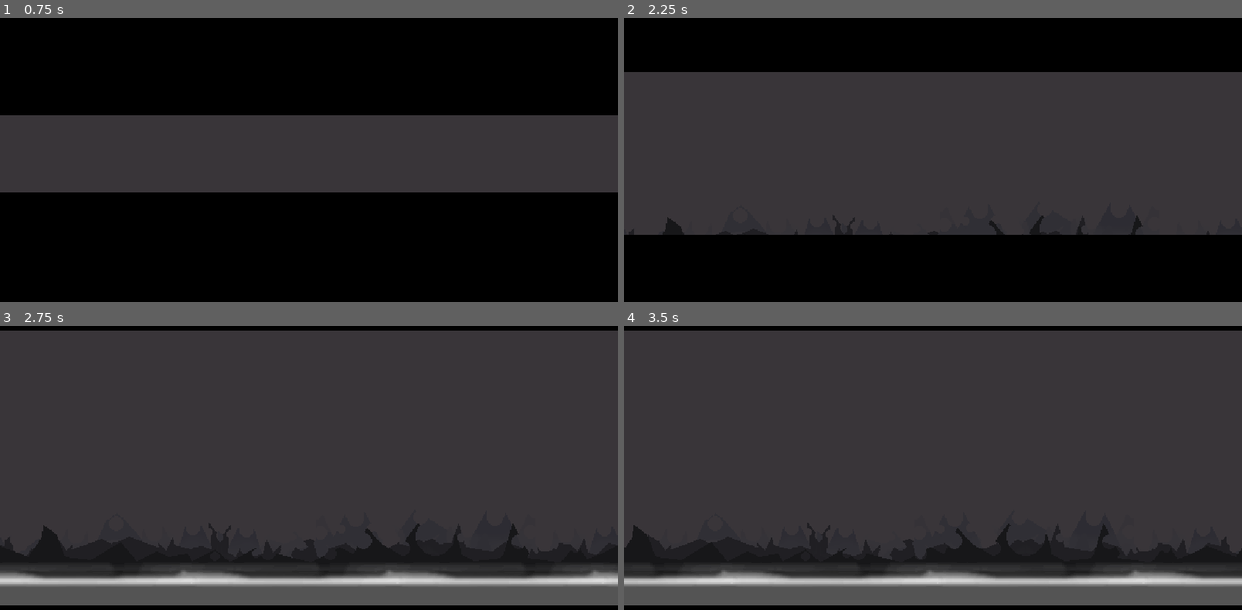
Above: before the commit, frames 1-4 (two rows, left to right).
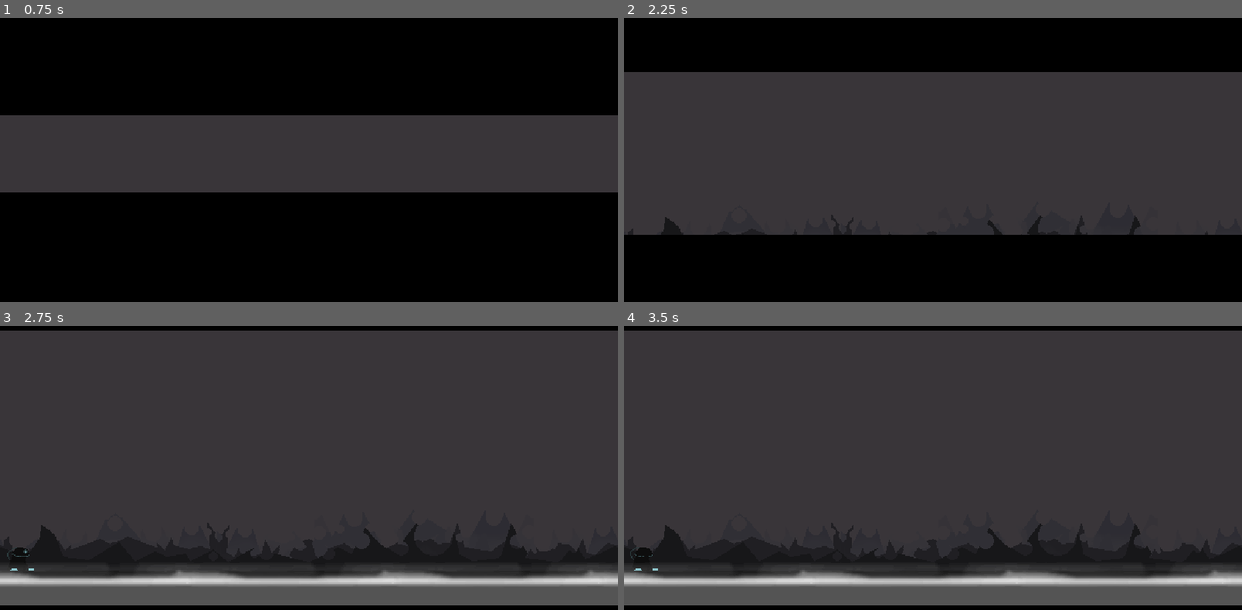
Above: after the commit, the same moments.

Repository: Bandeiraa/Dark-World
Game: Godot game, scene res://scenes/levels/level_tutorial.tscn
The game is run twice, just before and just after one commit, with the same random seed, the same clock (stepped at 60 frames per second) and the same inputs. Before the commit the project has no main scene; this scene is started directly in both runs.
Inputs:
- Up to frame 1 (0.75 s): hold Right (right) from 0.53 s (still down); hold Shift (sprint) from 0.53 s (still down)
- Up to frame 2 (2.25 s): release Right (right) at 1.28 s; release Shift (sprint) at 1.28 s; hold Left (left) 1.28-2.03 s; tap Shift (sprint) at 1.35 s; hold Right (right) from 2.03 s (still down); hold Shift (sprint) from 2.03 s (still down)
- Up to frame 3 (2.75 s): keep holding Right (right); keep holding Shift (sprint)
- Up to frame 4 (3.5 s): keep holding Right (right); release Shift (sprint) at 2.78 s; tap Shift (sprint) at 2.85 s

Frame 1 is identical in both runs. In frame 2, 0.2% of the frame differs, in the area x 0-84%, y 69-77%; in frame 3, 0.4%; in frame 4, 3.5%, in the area x 0-100%, y 69-91%.

Commit message:
Cinematic Without Dialogue

Diff:
--- a/project.godot
+++ b/project.godot
@@ -33,6 +33,7 @@
 [application]
 
 config/name="Dark World"
+run/main_scene="res://scenes/levels/level_tutorial.tscn"
 config/icon="res://icon.png"
 
 [autoload]
--- /dev/null
+++ b/scenes/cinematics/cinematic_level_tutorial.tscn
@@ -0,0 +1,326 @@
+[gd_scene load_steps=14 format=2]
+
+[ext_resource path="res://scenes/cinematics/cinematic_template.tscn" type="PackedScene" id=1]
+[ext_resource path="res://scripts/cinematics/cinematic_level_tutorial.gd" type="Script" id=2]
+[ext_resource path="res://assets/characters/dagger_mush/death.png" type="Texture" id=3]
+[ext_resource path="res://assets/characters/dagger_mush/walk.png" type="Texture" id=4]
+[ext_resource path="res://assets/characters/dagger_mush/idle.png" type="Texture" id=5]
+
+[sub_resource type="Animation" id=6]
+length = 0.001
+tracks/0/type = "value"
+tracks/0/path = NodePath("Texture:position")
+tracks/0/interp = 1
+tracks/0/loop_wrap = true
+tracks/0/imported = false
+tracks/0/enabled = true
+tracks/0/keys = {
+"times": PoolRealArray( 0 ),
+"transitions": PoolRealArray( 1 ),
+"update": 0,
+"values": [ Vector2( 16, 216 ) ]
+}
+
+[sub_resource type="Animation" id=5]
+resource_name = "cinematic"
+length = 9.7
+tracks/0/type = "value"
+tracks/0/path = NodePath("Animation:current_animation")
+tracks/0/interp = 1
+tracks/0/loop_wrap = true
+tracks/0/imported = false
+tracks/0/enabled = true
+tracks/0/keys = {
+"times": PoolRealArray( 0, 3.6, 5.1, 7.1, 7.9, 8.7 ),
+"transitions": PoolRealArray( 1, 1, 1, 1, 1, 1 ),
+"update": 2,
+"values": [ "stunned", "grab_weapon", "weak", "walk", "walk", "idle" ]
+}
+tracks/1/type = "method"
+tracks/1/path = NodePath(".")
+tracks/1/interp = 1
+tracks/1/loop_wrap = true
+tracks/1/imported = false
+tracks/1/enabled = true
+tracks/1/keys = {
+"times": PoolRealArray( 2.8 ),
+"transitions": PoolRealArray( 1 ),
+"values": [ {
+"args": [  ],
+"method": "spawn_dialogue"
+} ]
+}
+tracks/2/type = "value"
+tracks/2/path = NodePath("Texture:position")
+tracks/2/interp = 1
+tracks/2/loop_wrap = true
+tracks/2/imported = false
+tracks/2/enabled = true
+tracks/2/keys = {
+"times": PoolRealArray( 0, 7.1, 8.7 ),
+"transitions": PoolRealArray( 1, 1, 1 ),
+"update": 0,
+"values": [ Vector2( 16, 216 ), Vector2( 16, 216 ), Vector2( 144, 216 ) ]
+}
+
+[sub_resource type="Animation" id=1]
+length = 0.001
+tracks/0/type = "value"
+tracks/0/path = NodePath("Texture:texture")
+tracks/0/interp = 1
+tracks/0/loop_wrap = true
+tracks/0/imported = false
+tracks/0/enabled = true
+tracks/0/keys = {
+"times": PoolRealArray( 0 ),
+"transitions": PoolRealArray( 1 ),
+"update": 0,
+"values": [ ExtResource( 3 ) ]
+}
+tracks/1/type = "value"
+tracks/1/path = NodePath("Texture:vframes")
+tracks/1/interp = 1
+tracks/1/loop_wrap = true
+tracks/1/imported = false
+tracks/1/enabled = true
+tracks/1/keys = {
+"times": PoolRealArray( 0 ),
+"transitions": PoolRealArray( 1 ),
+"update": 0,
+"values": [ 12 ]
+}
+tracks/2/type = "value"
+tracks/2/path = NodePath("Texture:frame")
+tracks/2/interp = 1
+tracks/2/loop_wrap = true
+tracks/2/imported = false
+tracks/2/enabled = true
+tracks/2/keys = {
+"times": PoolRealArray( 0 ),
+"transitions": PoolRealArray( 1 ),
+"update": 0,
+"values": [ 2 ]
+}
+
+[sub_resource type="Animation" id=3]
+resource_name = "grab_weapon"
+length = 1.5
+tracks/0/type = "value"
+tracks/0/path = NodePath("Texture:texture")
+tracks/0/interp = 1
+tracks/0/loop_wrap = true
+tracks/0/imported = false
+tracks/0/enabled = true
+tracks/0/keys = {
+"times": PoolRealArray( 0 ),
+"transitions": PoolRealArray( 1 ),
+"update": 1,
+"values": [ ExtResource( 3 ) ]
+}
+tracks/1/type = "value"
+tracks/1/path = NodePath("Texture:vframes")
+tracks/1/interp = 1
+tracks/1/loop_wrap = true
+tracks/1/imported = false
+tracks/1/enabled = true
+tracks/1/keys = {
+"times": PoolRealArray( 0 ),
+"transitions": PoolRealArray( 1 ),
+"update": 1,
+"values": [ 12 ]
+}
+tracks/2/type = "value"
+tracks/2/path = NodePath("Texture:frame")
+tracks/2/interp = 1
+tracks/2/loop_wrap = true
+tracks/2/imported = false
+tracks/2/enabled = true
+tracks/2/keys = {
+"times": PoolRealArray( 0, 0.5, 1 ),
+"transitions": PoolRealArray( 1, 1, 1 ),
+"update": 1,
+"values": [ 2, 0, 1 ]
+}
+
+[sub_resource type="Animation" id=8]
+resource_name = "idle"
+length = 0.5
+loop = true
+tracks/0/type = "value"
+tracks/0/path = NodePath("Texture:texture")
+tracks/0/interp = 1
+tracks/0/loop_wrap = true
+tracks/0/imported = false
+tracks/0/enabled = true
+tracks/0/keys = {
+"times": PoolRealArray( 0 ),
+"transitions": PoolRealArray( 1 ),
+"update": 1,
+"values": [ ExtResource( 5 ) ]
+}
+tracks/1/type = "value"
+tracks/1/path = NodePath("Texture:vframes")
+tracks/1/interp = 1
+tracks/1/loop_wrap = true
+tracks/1/imported = false
+tracks/1/enabled = true
+tracks/1/keys = {
+"times": PoolRealArray( 0 ),
+"transitions": PoolRealArray( 1 ),
+"update": 1,
+"values": [ 5 ]
+}
+tracks/2/type = "value"
+tracks/2/path = NodePath("Texture:frame")
+tracks/2/interp = 1
+tracks/2/loop_wrap = true
+tracks/2/imported = false
+tracks/2/enabled = true
+tracks/2/keys = {
+"times": PoolRealArray( 0, 0.1, 0.2, 0.3, 0.4 ),
+"transitions": PoolRealArray( 1, 1, 1, 1, 1 ),
+"update": 1,
+"values": [ 0, 1, 2, 3, 4 ]
+}
+
+[sub_resource type="Animation" id=4]
+resource_name = "stunned"
+length = 1.2
+loop = true
+tracks/0/type = "value"
+tracks/0/path = NodePath("Texture:texture")
+tracks/0/interp = 1
+tracks/0/loop_wrap = true
+tracks/0/imported = false
+tracks/0/enabled = true
+tracks/0/keys = {
+"times": PoolRealArray( 0 ),
+"transitions": PoolRealArray( 1 ),
+"update": 1,
+"values": [ ExtResource( 3 ) ]
+}
+tracks/1/type = "value"
+tracks/1/path = NodePath("Texture:vframes")
+tracks/1/interp = 1
+tracks/1/loop_wrap = true
+tracks/1/imported = false
+tracks/1/enabled = true
+tracks/1/keys = {
+"times": PoolRealArray( 0 ),
+"transitions": PoolRealArray( 1 ),
+"update": 1,
+"values": [ 12 ]
+}
+tracks/2/type = "value"
+tracks/2/path = NodePath("Texture:frame")
+tracks/2/interp = 1
+tracks/2/loop_wrap = true
+tracks/2/imported = false
+tracks/2/enabled = true
+tracks/2/keys = {
+"times": PoolRealArray( 0, 0.3, 0.6, 0.9 ),
+"transitions": PoolRealArray( 1, 1, 1, 1 ),
+"update": 1,
+"values": [ 2, 3, 4, 3 ]
+}
+
+[sub_resource type="Animation" id=7]
+resource_name = "walk"
+length = 0.8
+loop = true
+tracks/0/type = "value"
+tracks/0/path = NodePath("Texture:texture")
+tracks/0/interp = 1
+tracks/0/loop_wrap = true
+tracks/0/imported = false
+tracks/0/enabled = true
+tracks/0/keys = {
+"times": PoolRealArray( 0 ),
+"transitions": PoolRealArray( 1 ),
+"update": 1,
+"values": [ ExtResource( 4 ) ]
+}
+tracks/1/type = "value"
+tracks/1/path = NodePath("Texture:vframes")
+tracks/1/interp = 1
+tracks/1/loop_wrap = true
+tracks/1/imported = false
+tracks/1/enabled = true
+tracks/1/keys = {
+"times": PoolRealArray( 0 ),
+"transitions": PoolRealArray( 1 ),
+"update": 1,
+"values": [ 8 ]
+}
+tracks/2/type = "value"
+tracks/2/path = NodePath("Texture:frame")
+tracks/2/interp = 1
+tracks/2/loop_wrap = true
+tracks/2/imported = false
+tracks/2/enabled = true
+tracks/2/keys = {
+"times": PoolRealArray( 0, 0.1, 0.2, 0.3, 0.4, 0.5, 0.6, 0.7 ),
+"transitions": PoolRealArray( 1, 1, 1, 1, 1, 1, 1, 1 ),
+"update": 1,
+"values": [ 0, 1, 2, 3, 4, 5, 6, 7 ]
+}
+
+[sub_resource type="Animation" id=2]
+resource_name = "weak"
+loop = true
+tracks/0/type = "value"
+tracks/0/path = NodePath("Texture:texture")
+tracks/0/interp = 1
+tracks/0/loop_wrap = true
+tracks/0/imported = false
+tracks/0/enabled = true
+tracks/0/keys = {
+"times": PoolRealArray( 0 ),
+"transitions": PoolRealArray( 1 ),
+"update": 1,
+"values": [ ExtResource( 3 ) ]
+}
+tracks/1/type = "value"
+tracks/1/path = NodePath("Texture:vframes")
+tracks/1/interp = 1
+tracks/1/loop_wrap = true
+tracks/1/imported = false
+tracks/1/enabled = true
+tracks/1/keys = {
+"times": PoolRealArray( 0 ),
+"transitions": PoolRealArray( 1 ),
+"update": 1,
+"values": [ 12 ]
+}
+tracks/2/type = "value"
+tracks/2/path = NodePath("Texture:frame")
+tracks/2/interp = 1
+tracks/2/loop_wrap = true
+tracks/2/imported = false
+tracks/2/enabled = true
+tracks/2/keys = {
+"times": PoolRealArray( 0, 0.5 ),
+"transitions": PoolRealArray( 1, 1 ),
+"update": 1,
+"values": [ 0, 1 ]
+}
+
+[node name="CinematicLevelTutorial" instance=ExtResource( 1 )]
+script = ExtResource( 2 )
+
+[node name="Texture" parent="." index="0"]
+position = Vector2( 16, 216 )
+texture = ExtResource( 3 )
+frame = 2
+
+[node name="CinematicAnimation" parent="." index="1"]
+anims/RESET = SubResource( 6 )
+anims/cinematic = SubResource( 5 )
+
+[node name="Animation" parent="." index="2"]
+anims/RESET = SubResource( 1 )
+anims/grab_weapon = SubResource( 3 )
+anims/idle = SubResource( 8 )
+anims/stunned = SubResource( 4 )
+anims/walk = SubResource( 7 )
+anims/weak = SubResource( 2 )
--- a/scenes/management/cinematic_template.tscn
+++ b/scenes/cinematics/cinematic_template.tscn
@@ -13,5 +13,11 @@
 
 [node name="Animation" type="AnimationPlayer" parent="."]
 
+[node name="Camera" type="Camera2D" parent="."]
+current = true
+limit_left = 0
+limit_top = 0
+limit_bottom = 320
+
 [connection signal="animation_finished" from="CinematicAnimation" to="." method="on_cinematic_animation_finished"]
 [connection signal="animation_finished" from="Animation" to="." method="on_aux_animation_finished"]
--- a/scenes/environment/env_parallax_background.tscn
+++ b/scenes/environment/env_parallax_background.tscn
@@ -36,9 +36,6 @@
 position = Vector2( 259, 212 )
 frame = 17
 playing = true
-min_wait_time = 25.0
-max_wait_time = 65.0
-sound_volume = -30.0
 
 [node name="Texture" type="TextureRect" parent="BackgroundMountains"]
 margin_top = 160.0
@@ -65,13 +62,9 @@
 
 [node name="LargeLightning" parent="ForegroundMountains/AnimatedEffects" instance=ExtResource( 7 )]
 position = Vector2( 224, 235 )
-min_wait_time = 45.0
-max_wait_time = 90.0
 
 [node name="SmallLightning" parent="ForegroundMountains/AnimatedEffects" instance=ExtResource( 8 )]
 position = Vector2( 304, 228 )
-min_wait_time = 15.0
-max_wait_time = 45.0
 
 [node name="Texture" type="TextureRect" parent="ForegroundMountains"]
 margin_top = 160.0
--- a/scenes/environment/fog_parallax_background.tscn
+++ b/scenes/environment/fog_parallax_background.tscn
@@ -1,8 +1,7 @@
-[gd_scene load_steps=4 format=2]
+[gd_scene load_steps=3 format=2]
 
 [ext_resource path="res://resources/materials/fog_material.tres" type="Material" id=1]
 [ext_resource path="res://assets/parallax_background/fog.png" type="Texture" id=2]
-[ext_resource path="res://assets/parallax_background/black_bar.png" type="Texture" id=3]
 
 [node name="FogParallaxBackground" type="ParallaxBackground"]
 layer = 0
@@ -19,14 +18,3 @@
 __meta__ = {
 "_edit_use_anchors_": false
 }
-
-[node name="BlackBar" type="ParallaxLayer" parent="."]
-motion_mirroring = Vector2( 576, 0 )
-
-[node name="Texture" type="TextureRect" parent="BlackBar"]
-margin_right = 40.0
-margin_bottom = 40.0
-texture = ExtResource( 3 )
-__meta__ = {
-"_edit_use_anchors_": false
-}
--- a/scenes/gui/interface.tscn
+++ b/scenes/gui/interface.tscn
@@ -1,7 +1,8 @@
-[gd_scene load_steps=8 format=2]
+[gd_scene load_steps=9 format=2]
 
 [ext_resource path="res://scripts/gui/fade_container.gd" type="Script" id=1]
-[ext_resource path="res://scripts/gui/interface.gd" type="Script" id=2]
+[ext_resource path="res://assets/parallax_background/black_bar.png" type="Texture" id=2]
+[ext_resource path="res://scripts/gui/interface.gd" type="Script" id=3]
 [ext_resource path="res://assets/fonts/bit_potion_ext.ttf" type="DynamicFontData" id=4]
 
 [sub_resource type="DynamicFont" id=4]
@@ -202,4 +203,19 @@
 anims/fade_in = SubResource( 1 )
 anims/fade_out = SubResource( 3 )
 
+[node name="VisualEnv" type="Control" parent="."]
+margin_right = 40.0
+margin_bottom = 40.0
+__meta__ = {
+"_edit_use_anchors_": false
+}
+
+[node name="BlackBar" type="TextureRect" parent="VisualEnv"]
+margin_right = 40.0
+margin_bottom = 40.0
+texture = ExtResource( 2 )
+__meta__ = {
+"_edit_use_anchors_": false
+}
+
 [connection signal="animation_finished" from="Animation" to="." method="on_animation_finished"]
--- a/scenes/levels/level_tutorial.tscn
+++ b/scenes/levels/level_tutorial.tscn
@@ -4,21 +4,17 @@
 [ext_resource path="res://scenes/environment/fog_parallax_background.tscn" type="PackedScene" id=2]
 [ext_resource path="res://scripts/management/level_manager.gd" type="Script" id=3]
 [ext_resource path="res://scenes/characters/dagger_mush.tscn" type="PackedScene" id=4]
-[ext_resource path="res://scenes/management/cinematic_template.tscn" type="PackedScene" id=5]
+[ext_resource path="res://scenes/cinematics/cinematic_level_tutorial.tscn" type="PackedScene" id=5]
 
 [node name="LevelTutorial" type="Node2D"]
 script = ExtResource( 3 )
 level_width = 1152
-collision_offset = 4
 level_name = "Picos de Luz"
+player = ExtResource( 4 )
 
 [node name="EnvParallaxBackground" parent="." instance=ExtResource( 1 )]
 layer = -1
 
 [node name="FogParallaxBackground" parent="." instance=ExtResource( 2 )]
 
-[node name="DaggerMush" parent="." instance=ExtResource( 4 )]
-visible = false
-position = Vector2( 144, 216 )
-
-[node name="Cinematic" parent="." instance=ExtResource( 5 )]
+[node name="CinematicLevelTutorial" parent="." instance=ExtResource( 5 )]
--- /dev/null
+++ b/scripts/cinematics/cinematic_level_tutorial.gd
@@ -0,0 +1,25 @@
+extends CinematicManager
+
+signal spawn_player
+
+var current_cinematic_anim_time: float
+var can_interact: bool = true
+
+onready var sprite: Sprite = get_node("Texture")
+
+func play_cinematic() -> void:
+	cinematic_anim.play("cinematic")
+
+
+func spawn_dialogue() -> void:
+	if can_interact:
+		current_cinematic_anim_time = stepify(cinematic_anim.get_current_animation_position(), 0.1)
+		cinematic_anim.stop()
+		cinematic_anim.play("cinematic")
+		cinematic_anim.seek(current_cinematic_anim_time)
+		can_interact = false
+
+
+func on_cinematic_animation_finished(_anim_name: String) -> void:
+	emit_signal("spawn_player", sprite.global_position)
+	queue_free()
--- a/scripts/management/level_manager.gd
+++ b/scripts/management/level_manager.gd
@@ -3,32 +3,24 @@
 const LEVEL_HEIGHT: int = 320
 
 export(int) var level_width
-export(int) var collision_offset
 
 export(String) var level_name
+export(PackedScene) var player
 
-onready var wall_pos: Array = [0 - collision_offset, level_width + collision_offset]
+onready var wall_pos: Array = [0, level_width]
 
-onready var dagger_mush: KinematicBody2D = get_node("DaggerMush")
-onready var main_camera: Camera2D = dagger_mush.get_node("Camera")
+onready var cinematic: Node2D = get_node("CinematicLevelTutorial")
 
 func _ready() -> void:
 	Interface.get_node("FadeContainer").update_visual_message(level_name)
 	var _start = Interface.connect("start_level", self, "start_level")
-	set_camera_limits()
+	var _cinematic = cinematic.connect("spawn_player", self, "spawn_player")
 	create_floor()
 	create_walls()
 
 
 func start_level() -> void:
-	pass
-
-
-func set_camera_limits() -> void:
-	main_camera.limit_top = 0
-	main_camera.limit_bottom = 0
-	main_camera.limit_left = 0 - collision_offset
-	main_camera.limit_right = level_width + collision_offset
+	cinematic.play_cinematic()
 
 
 func create_floor() -> void:
@@ -37,7 +29,7 @@
 
 func create_walls() -> void:
 	for wall in wall_pos.size():
-		create_body(wall_pos[wall], 160).add_child(create_collision(collision_offset, 160))
+		create_body(wall_pos[wall], 160).add_child(create_collision(0, 160))
 
 
 func create_body(x_pos: int, y_pos: int) -> StaticBody2D:
@@ -53,3 +45,18 @@
 	collision.set_shape(collision_shape)
 	collision_shape.set_extents(Vector2(x_size, y_size))
 	return collision
+
+
+func spawn_player(player_pos: Vector2) -> void:
+	var character: KinematicBody2D = player.instance()
+	character.global_position = player_pos
+	var main_camera: Camera2D = character.get_node("Camera")
+	set_camera_limits(main_camera)
+	add_child(character)
+
+
+func set_camera_limits(main_camera: Camera2D) -> void:
+	main_camera.limit_top = 0
+	main_camera.limit_bottom = 320
+	main_camera.limit_left = 0
+	main_camera.limit_right = level_width
Not shown: 1 places in scenes/gui/interface.tscn that only renumber resources
